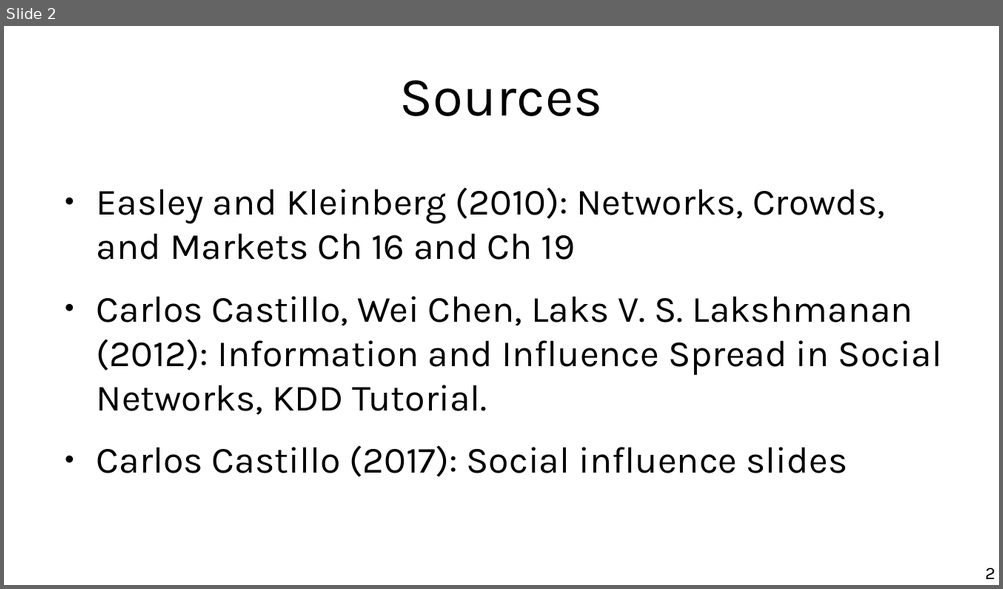
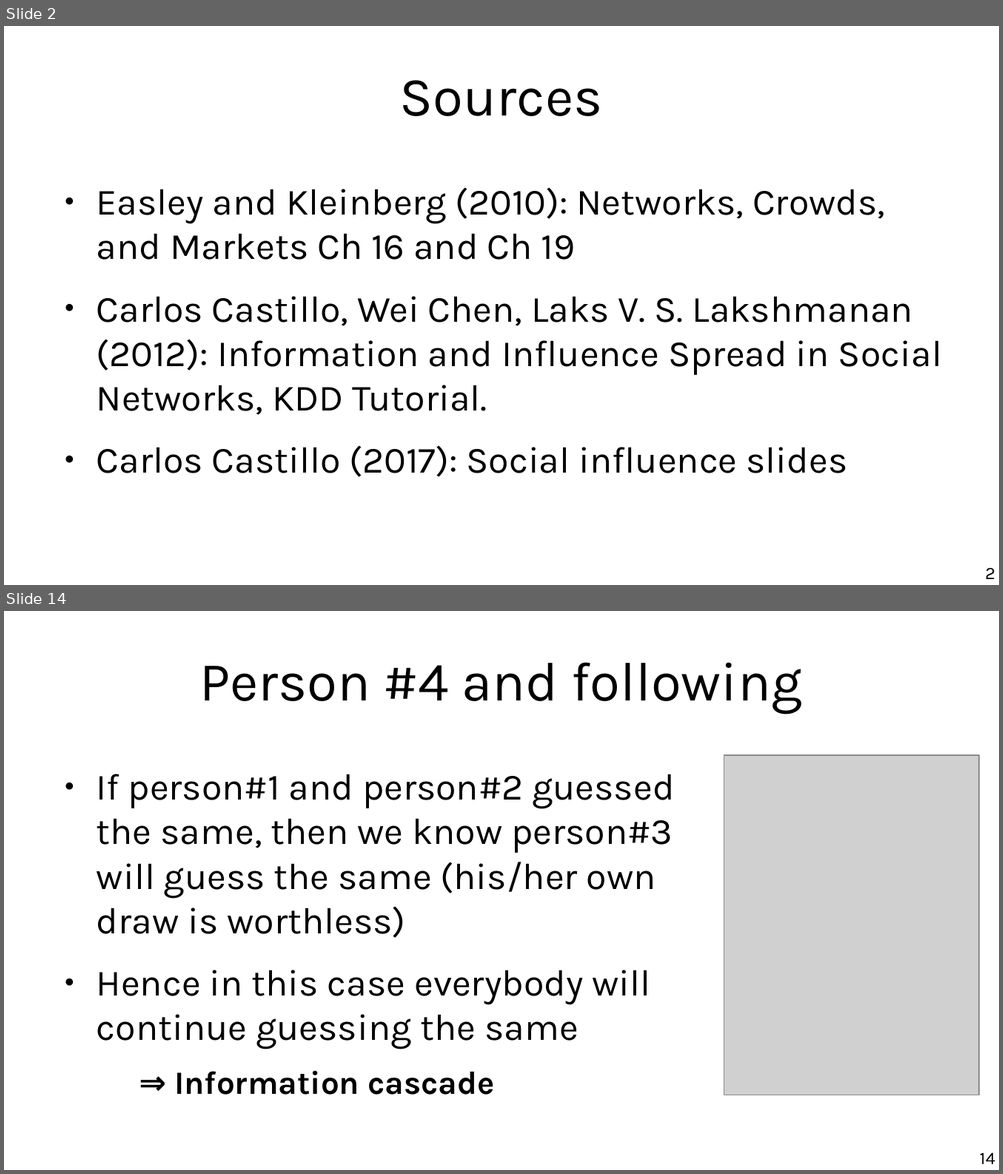
Before and after one commit to chatox/networks-science-course, a slide deck: theory/tt17_spreading_phenomena.odp. Shown one above the other, each under a label of ours: slide 2 before the commit, slides 2 and 14 after it; the slides between them are not shown. The pictures are 1003x589 and 1003x1174 pixels, drawn with LibreOffice and Linux fonts; fonts in the diff are those of the drawing; grey boxes stand for pictures. Boxes give left, top, right and bottom in pixels: in the first picture for what was removed or moved away, otherwise in the second. Text is boxed around its words. In the diff, an @@ line names an element or a change of style, - is before the commit and + after.

```diff
--- a/theory/tt17_spreading_phenomena.odp
+++ b/theory/tt17_spreading_phenomena.odp
@@ slide 14 added at [4,611,999,1170], background #FFFFFF @@
@@ title added at [199,662,802,714], 44 pt, text #000000 @@
+Person #4 and following
@@ picture added at [724,755,979,1096] @@
@@ text added at [96,774,674,1095], 29.6 pt, text #000000 @@
+● If person#1 and person#2 guessed the same, then we know person#3 will guess the same (his/her own draw is worthless)
+● Hence in this case everybody will continue guessing the same
+  ⇒ Information cascade
@@ page number added at [979,1153,995,1165], 14 pt, text #000000 @@
+14
```
Also in this commit, not shown: 16 other slides added, 2 slides removed.
